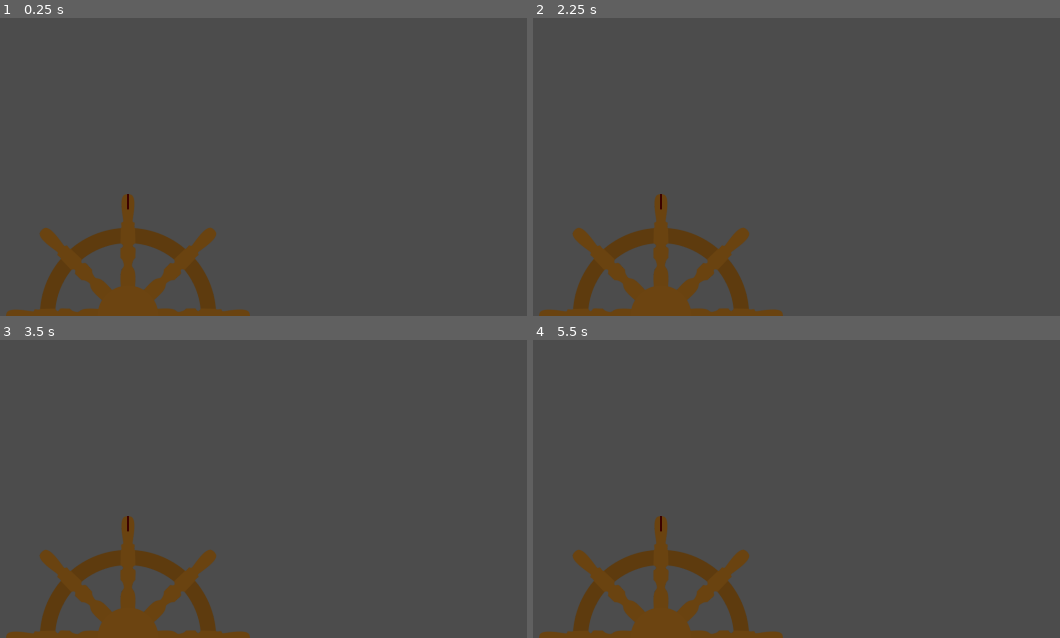
Above: before the commit, frames 1-4 (two rows, left to right).
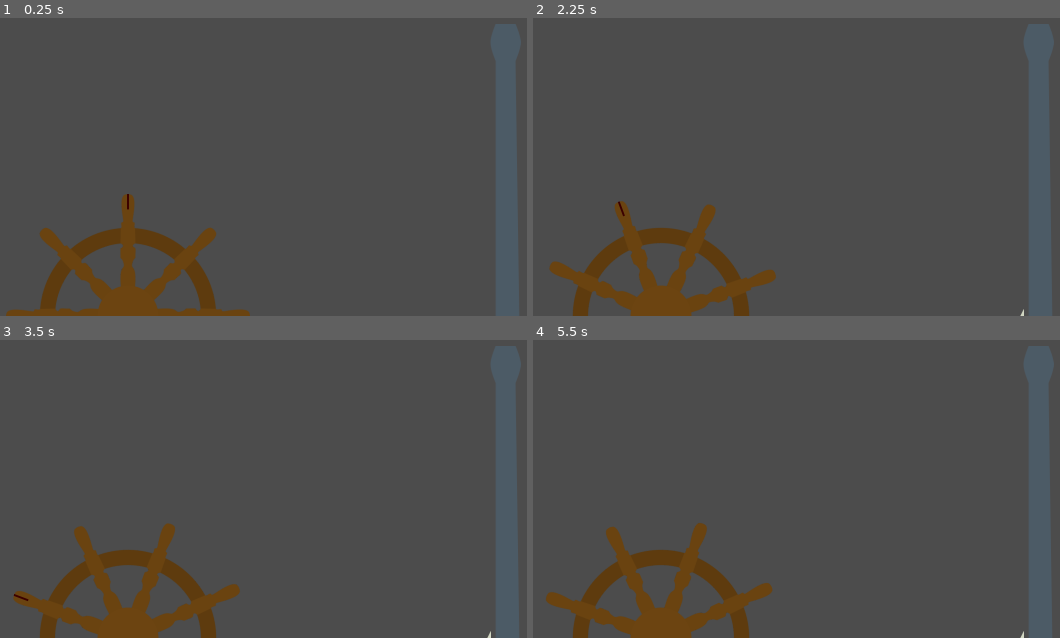
Above: after the commit, the same moments.

Repository: kreivi/godot-wild-jam-41
Game: Godot game, scene res://contents/systems/main/main.tscn
The game is run twice, just before and just after one commit, with the same random seed, the same clock (stepped at 60 frames per second) and the same inputs.
Inputs:
- Up to frame 1 (0.25 s): no input
- Up to frame 2 (2.25 s): tap Enter at 0.5, 2 s; hold S (lower_sail) 0.53-1.28 s; tap Space at 1.25 s; tap W (raise_sail) at 1.35 s; hold A (turn_port) from 2.03 s (still down)
- Up to frame 3 (3.5 s): release A (turn_port) at 2.78 s; tap D (turn_starboard) at 2.85 s
- Up to frame 4 (5.5 s): tap Space at 3.5, 5 s; hold S (lower_sail) 3.53-4.28 s; tap Enter at 4.25 s; tap W (raise_sail) at 4.35 s; hold A (turn_port) from 5.03 s (still down)

The runs differ from the first frame. In frame 1, 4.0% of the frame differs, in the area x 93-99%, y 2-100%; in frame 2, 8.8%; in frame 3, 8.8%, in the area x 1-99%, y 2-100%; in frame 4, 8.8%.

Commit message:
Reactive HUD elements

Diff:
--- a/project/contents/entities/base_vessel/base_vessel.gd
+++ b/project/contents/entities/base_vessel/base_vessel.gd
@@ -8,7 +8,7 @@
 ## How fast is it to lower the sail
 export var sail_lower_speed := 0.04
 ## How fast is it to turn the rudder
-export var rudder_turn_speed := 0.02
+export var rudder_turn_speed := 0.005
 
 ## Current height of the sail.
 var sail_height := 0.0 setget set_sail_height
--- a/project/contents/entities/player_vessel/player_vessel.gd
+++ b/project/contents/entities/player_vessel/player_vessel.gd
@@ -2,19 +2,21 @@
 class_name PlayerVessel
 extends BaseVessel
 
-## Keep rudder position in store so we don't spam the signal
-var last_rudder_pos := 0.0
-
-func _process(_delta: float) -> void:
-	if not is_equal_approx(last_rudder_pos, rudder_position):
-		last_rudder_pos = rudder_position
-		Signals.emit_signal("rudder_turned", last_rudder_pos)
-	pass
+## Keep rudder position stored so we don't spam the signal unnecessarily
+var last_rudder_pos := rudder_position
+## Keep sail height stored so we don't spam the signal unnecessarily
+var last_sail_height := sail_height
 
 ## Processing of `PlayerVessel`
 func _physics_process(_delta: float) -> void:
 	adjust_rudder(_get_rudder_input())
 	adjust_sails(_get_sail_input())
+	if not is_equal_approx(last_rudder_pos, rudder_position):
+		last_rudder_pos = rudder_position
+		Signals.emit_signal("rudder_turned", last_rudder_pos)
+	if not is_equal_approx(last_sail_height, sail_height):
+		last_sail_height = sail_height
+		Signals.emit_signal("sail_adjusted", last_sail_height)
 	pass
 
 
--- a/project/contents/gui/rudder/rudder.gd
+++ b/project/contents/gui/rudder/rudder.gd
@@ -1,12 +1,19 @@
-class_name HUDRudde
+## HUD element for rudder
+class_name HUDRudder
 extends TextureRect
 
+## How much will the rudder rotate
+export var rudder_max_rotate_angle := 360
+
+## Connect into signal to update the HUD element accordingly.
 func _ready() -> void:
-	var err = Signals.connect("rudder_turned", self, "_on_rudder_turned")
+	var err := Signals.connect("rudder_turned", self, "_on_rudder_turned")
 	if err != OK:
-		Logger.warn("HUDRunner failed to connect signal: 'rudder_turned': " + str(err))
+		Logger.warn("HUDRudder failed to connect signal: 'rudder_turned': " + str(err))
 	pass
 
+
+## Callback for rudder signal
 func _on_rudder_turned(new_value: float) -> void:
-	Logger.debug("rudder turned: " + str(new_value))
+	rect_rotation = new_value * rudder_max_rotate_angle
 	pass
--- a/project/contents/gui/rudder/rudder.tscn
+++ b/project/contents/gui/rudder/rudder.tscn
@@ -1,6 +1,6 @@
 [gd_scene load_steps=3 format=2]
 
-[ext_resource path="res://contents/gui/rudder/rudder.svg" type="Texture" id=1]
+[ext_resource path="res://contents/gui/rudder/t_rudder.svg" type="Texture" id=1]
 [ext_resource path="res://contents/gui/rudder/rudder.gd" type="Script" id=2]
 
 [node name="HUDRudder" type="TextureRect"]
@@ -13,6 +13,7 @@
 margin_top = -540.0
 margin_right = 840.0
 margin_bottom = 540.0
+rect_pivot_offset = Vector2( 256, 256 )
 texture = ExtResource( 1 )
 script = ExtResource( 2 )
 __meta__ = {
--- /dev/null
+++ b/project/contents/gui/sail/hud_sail.tscn
@@ -0,0 +1,39 @@
+[gd_scene load_steps=4 format=2]
+
+[ext_resource path="res://contents/gui/sail/t_mast.svg" type="Texture" id=1]
+[ext_resource path="res://contents/gui/sail/t_sail.svg" type="Texture" id=2]
+[ext_resource path="res://contents/gui/sail/sail.gd" type="Script" id=3]
+
+[node name="HUDSail" type="Control"]
+anchor_right = 1.0
+anchor_bottom = 1.0
+__meta__ = {
+"_edit_use_anchors_": false
+}
+
+[node name="Mast" type="TextureRect" parent="."]
+self_modulate = Color( 0.298039, 0.356863, 0.4, 1 )
+anchor_left = 1.0
+anchor_top = 1.0
+anchor_right = 1.0
+anchor_bottom = 1.0
+margin_left = -79.0
+margin_top = -614.0
+margin_right = -15.0
+margin_bottom = 154.0
+texture = ExtResource( 1 )
+__meta__ = {
+"_edit_use_anchors_": false
+}
+
+[node name="Sail" type="TextureRect" parent="."]
+self_modulate = Color( 0.819608, 0.839216, 0.760784, 1 )
+anchor_left = 1.0
+anchor_top = 1.0
+anchor_right = 1.0
+anchor_bottom = 1.0
+margin_left = -334.0
+margin_right = -78.0
+margin_bottom = 512.0
+texture = ExtResource( 2 )
+script = ExtResource( 3 )
--- /dev/null
+++ b/project/contents/gui/sail/sail.gd
@@ -0,0 +1,16 @@
+## HUD element for sail.
+class_name HUDSail
+extends TextureRect
+
+var sail_height = rect_size.y
+
+func _ready() -> void:
+	var err := Signals.connect("sail_adjusted", self, "_on_sail_adjusted")
+	if err != OK:
+		Logger.warn("HUDSail failed to connect signal: 'sail_adjusted': " + str(err))
+	pass
+
+
+func _on_sail_adjusted(new_value: float) -> void:
+	rect_position.y = 1080 - new_value * sail_height
+	pass
--- /dev/null
+++ b/project/contents/gui/sail/t_mast.svg
@@ -0,0 +1,73 @@
+<?xml version="1.0" encoding="UTF-8" standalone="no"?>
+<svg
+   xmlns:dc="http://purl.org/dc/elements/1.1/"
+   xmlns:cc="http://creativecommons.org/ns#"
+   xmlns:rdf="http://www.w3.org/1999/02/22-rdf-syntax-ns#"
+   xmlns:svg="http://www.w3.org/2000/svg"
+   xmlns="http://www.w3.org/2000/svg"
+   xmlns:sodipodi="http://sodipodi.sourceforge.net/DTD/sodipodi-0.dtd"
+   xmlns:inkscape="http://www.inkscape.org/namespaces/inkscape"
+   width="64"
+   height="768"
+   viewBox="0 0 64 768"
+   version="1.1"
+   id="svg8"
+   inkscape:version="1.0.1 (3bc2e813f5, 2020-09-07)"
+   sodipodi:docname="t_mast.svg">
+  <defs
+     id="defs2" />
+  <sodipodi:namedview
+     id="base"
+     pagecolor="#ffaaff"
+     bordercolor="#666666"
+     borderopacity="1.0"
+     inkscape:pageopacity="0"
+     inkscape:pageshadow="2"
+     inkscape:zoom="0.7"
+     inkscape:cx="65.899299"
+     inkscape:cy="419.40404"
+     inkscape:document-units="px"
+     inkscape:current-layer="layer1"
+     showgrid="false"
+     units="px"
+     inkscape:pagecheckerboard="false"
+     inkscape:window-width="3440"
+     inkscape:window-height="1377"
+     inkscape:window-x="-8"
+     inkscape:window-y="-8"
+     inkscape:window-maximized="1"
+     inkscape:document-rotation="0" />
+  <metadata
+     id="metadata5">
+    <rdf:RDF>
+      <cc:Work
+         rdf:about="">
+        <dc:format>image/svg+xml</dc:format>
+        <dc:type
+           rdf:resource="http://purl.org/dc/dcmitype/StillImage" />
+        <dc:title></dc:title>
+        <dc:creator>
+          <cc:Agent>
+            <dc:title>Severi Vidnäs</dc:title>
+          </cc:Agent>
+        </dc:creator>
+        <dc:rights>
+          <cc:Agent>
+            <dc:title>All Rights Reserved</dc:title>
+          </cc:Agent>
+        </dc:rights>
+      </cc:Work>
+    </rdf:RDF>
+  </metadata>
+  <g
+     inkscape:label="Layer 1"
+     inkscape:groupmode="layer"
+     id="layer1"
+     transform="translate(0,-26.06665)">
+    <path
+       id="rect1399"
+       style="fill:#ffffff;stroke-width:13.9941;stroke-linecap:square;stroke-linejoin:round;stroke-miterlimit:0"
+       d="M 11.111678,26.06665 H 32 52.888322 C 52.888322,26.06665 64,51.646352 64,65.209507 64,78.772663 52.888322,104.35236 52.888322,104.35236 L 64,794.06665 h -20.571429 -32 L 11.111678,104.35236 C 11.111678,104.35236 0,78.772663 0,65.209507 0,51.646352 11.111678,26.06665 11.111678,26.06665 Z"
+       sodipodi:nodetypes="cccscccccsc" />
+  </g>
+</svg>
--- /dev/null
+++ b/project/contents/gui/sail/t_sail.svg
@@ -0,0 +1,73 @@
+<?xml version="1.0" encoding="UTF-8" standalone="no"?>
+<svg
+   xmlns:dc="http://purl.org/dc/elements/1.1/"
+   xmlns:cc="http://creativecommons.org/ns#"
+   xmlns:rdf="http://www.w3.org/1999/02/22-rdf-syntax-ns#"
+   xmlns:svg="http://www.w3.org/2000/svg"
+   xmlns="http://www.w3.org/2000/svg"
+   xmlns:sodipodi="http://sodipodi.sourceforge.net/DTD/sodipodi-0.dtd"
+   xmlns:inkscape="http://www.inkscape.org/namespaces/inkscape"
+   width="256"
+   height="512"
+   viewBox="0 0 256 512"
+   version="1.1"
+   id="svg8"
+   inkscape:version="1.0.1 (3bc2e813f5, 2020-09-07)"
+   sodipodi:docname="t_sail.svg">
+  <defs
+     id="defs2" />
+  <sodipodi:namedview
+     id="base"
+     pagecolor="#ff84ff"
+     bordercolor="#666666"
+     borderopacity="1.0"
+     inkscape:pageopacity="0.51764706"
+     inkscape:pageshadow="2"
+     inkscape:zoom="0.57958984"
+     inkscape:cx="788.92943"
+     inkscape:cy="627.30365"
+     inkscape:document-units="px"
+     inkscape:current-layer="layer1"
+     showgrid="false"
+     units="px"
+     inkscape:pagecheckerboard="false"
+     inkscape:window-width="3440"
+     inkscape:window-height="1377"
+     inkscape:window-x="-8"
+     inkscape:window-y="-8"
+     inkscape:window-maximized="1"
+     inkscape:document-rotation="0" />
+  <metadata
+     id="metadata5">
+    <rdf:RDF>
+      <cc:Work
+         rdf:about="">
+        <dc:format>image/svg+xml</dc:format>
+        <dc:type
+           rdf:resource="http://purl.org/dc/dcmitype/StillImage" />
+        <dc:title></dc:title>
+        <dc:creator>
+          <cc:Agent>
+            <dc:title>Severi Vidnäs</dc:title>
+          </cc:Agent>
+        </dc:creator>
+        <dc:rights>
+          <cc:Agent>
+            <dc:title>All Rights Reserved</dc:title>
+          </cc:Agent>
+        </dc:rights>
+      </cc:Work>
+    </rdf:RDF>
+  </metadata>
+  <g
+     inkscape:label="Layer 1"
+     inkscape:groupmode="layer"
+     id="layer1"
+     transform="translate(0,-26.06665)">
+    <path
+       id="rect830"
+       style="fill:#ffffff;stroke-width:32.1812;stroke-linecap:square;stroke-linejoin:round;stroke-miterlimit:0"
+       d="m 256,26.06665 v 512 H 0 Z"
+       sodipodi:nodetypes="cccc" />
+  </g>
+</svg>
--- a/project/contents/systems/main/main.tscn
+++ b/project/contents/systems/main/main.tscn
@@ -1,7 +1,8 @@
-[gd_scene load_steps=3 format=2]
+[gd_scene load_steps=4 format=2]
 
 [ext_resource path="res://contents/entities/world/world.tscn" type="PackedScene" id=1]
 [ext_resource path="res://contents/gui/rudder/rudder.tscn" type="PackedScene" id=2]
+[ext_resource path="res://contents/gui/sail/hud_sail.tscn" type="PackedScene" id=3]
 
 [node name="Main" type="Node"]
 
@@ -24,3 +25,6 @@
 margin_top = 284.0
 margin_right = 256.0
 margin_bottom = 796.0
+rudder_max_rotate_angle = 338
+
+[node name="HUDSail" parent="GUILayer/HUD" instance=ExtResource( 3 )]
--- a/project/contents/systems/singletons/signals.gd
+++ b/project/contents/systems/singletons/signals.gd
@@ -1,4 +1,7 @@
 ## Global signals.
 extends Node
 
+## Informs when player turns rudder
 signal rudder_turned(new_value)
+## Informs when player adjust sail
+signal sail_adjusted(new_value)
--- a/project/project.godot
+++ b/project/project.godot
@@ -35,9 +35,14 @@
 "path": "res://addons/gs_logger/appenders/file_appender.gd"
 }, {
 "base": "TextureRect",
-"class": "HUDRudde",
+"class": "HUDRudder",
 "language": "GDScript",
 "path": "res://contents/gui/rudder/rudder.gd"
+}, {
+"base": "TextureRect",
+"class": "HUDSail",
+"language": "GDScript",
+"path": "res://contents/gui/sail/sail.gd"
 }, {
 "base": "Layout",
 "class": "HtmlLayout",
@@ -75,7 +80,8 @@
 "BaseVessel": "",
 "ConsoleAppender": "",
 "FileAppender": "",
-"HUDRudde": "",
+"HUDRudder": "",
+"HUDSail": "",
 "HtmlLayout": "",
 "Layout": "",
 "Message": "",
Renamed: project/contents/gui/rudder/rudder.svg -> project/contents/gui/rudder/t_rudder.svg
Not shown, added: project/contents/gui/rudder/t_rudder.svg.import
Not shown, added: project/contents/gui/sail/t_mast.svg.import
Not shown, changed: project/contents/gui/sail/t_sail.svg.import
